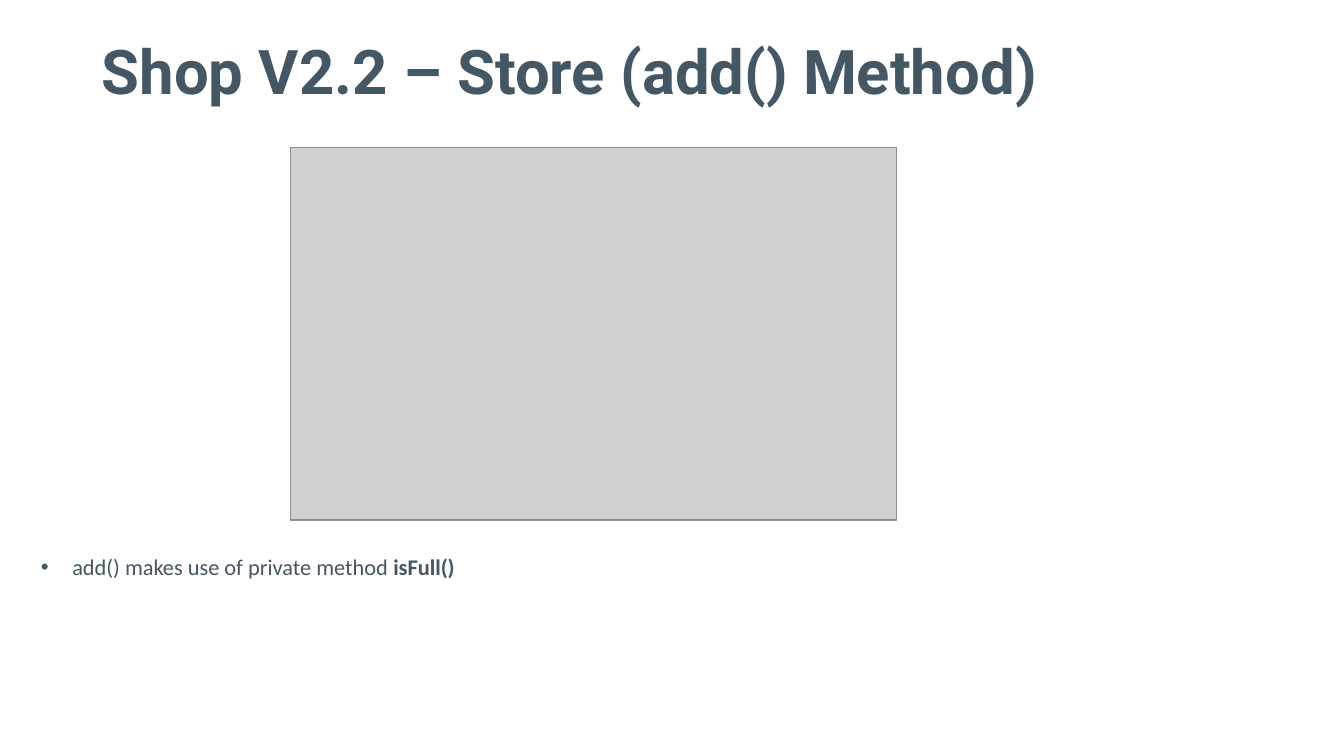
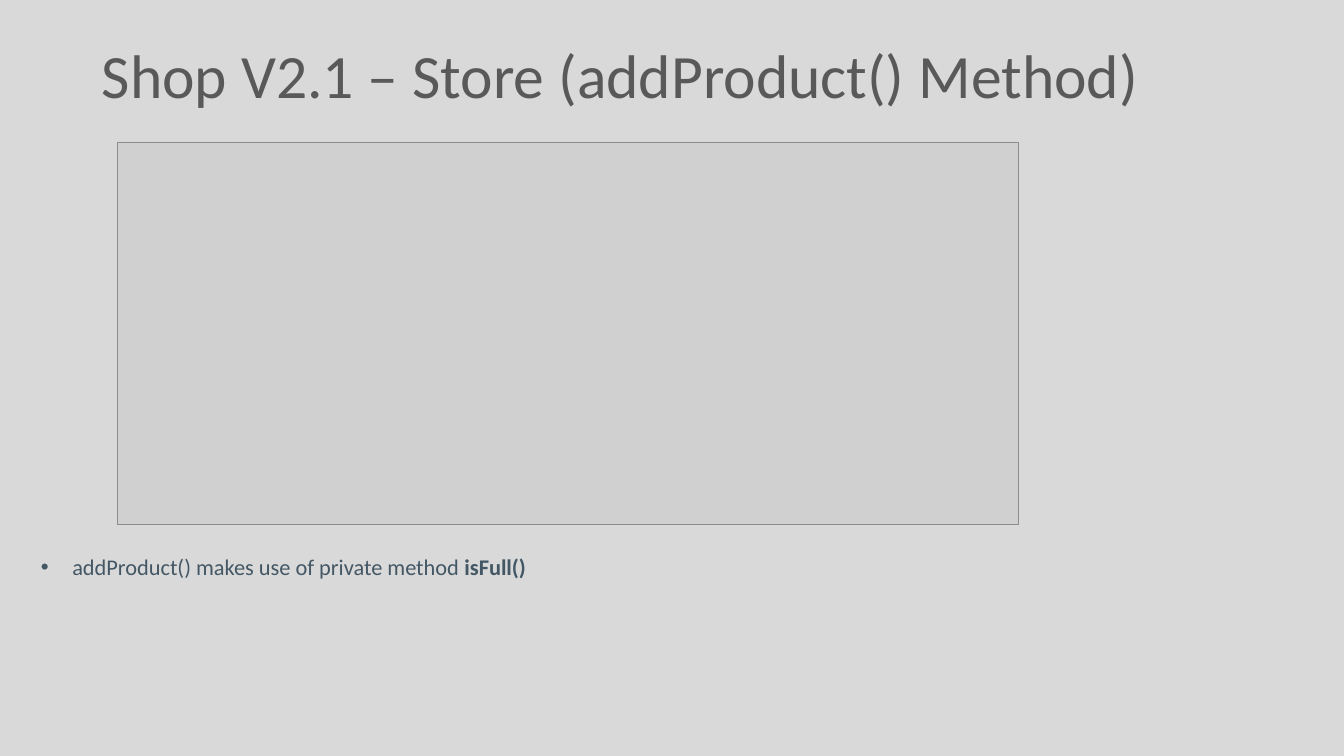
Before and after one commit to Programming-Fundamentals-SETU/prog-fund-1-sept-25, a slide deck: slide 5 of topic08-arrays-of-objects/unit-1/talk-4-array-store/a-array-store.pptx. Drawn at 1344x756 pixels with LibreOffice and Linux fonts; fonts in the diff are those of the drawing; grey boxes stand for pictures. Boxes give left, top, right and bottom in pixels: in the first picture for what was removed or moved away, otherwise in the second. Text is boxed around its words. In the diff, an @@ line names an element or a change of style, - is before the commit and + after.

```diff
--- a/topic08-arrays-of-objects/unit-1/talk-4-array-store/a-array-store.pptx
+++ b/topic08-arrays-of-objects/unit-1/talk-4-array-store/a-array-store.pptx
@@ background #FFFFFF to #D9D9D9 @@
@@ title at bbox=[102, 53, 1138, 108]: text changed; font Roboto to Calibri; text colour #435765 to #595959; bold off @@
-Shop V2.2 – Store (add() Method)
+Shop V2.1 – Store (addProduct() Method)
@@ picture: place and size @@
-picture at bbox=[291, 147, 897, 520]
+picture at bbox=[118, 143, 1019, 525]
@@ text at bbox=[72, 558, 525, 579]: text changed @@
-• add() makes use of private method isFull()
+• addProduct() makes use of private method isFull()
```
Also in this commit, not shown: 9 other slides changed, 3 slides added, 25 other files.
